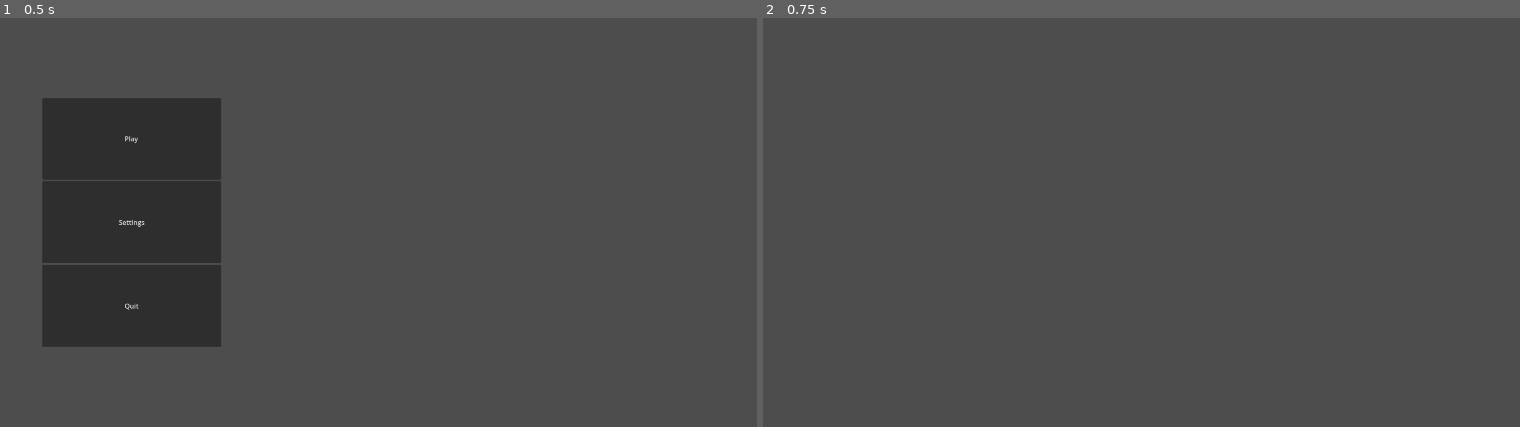
Above: before the commit, frames 1-2 (left to right).
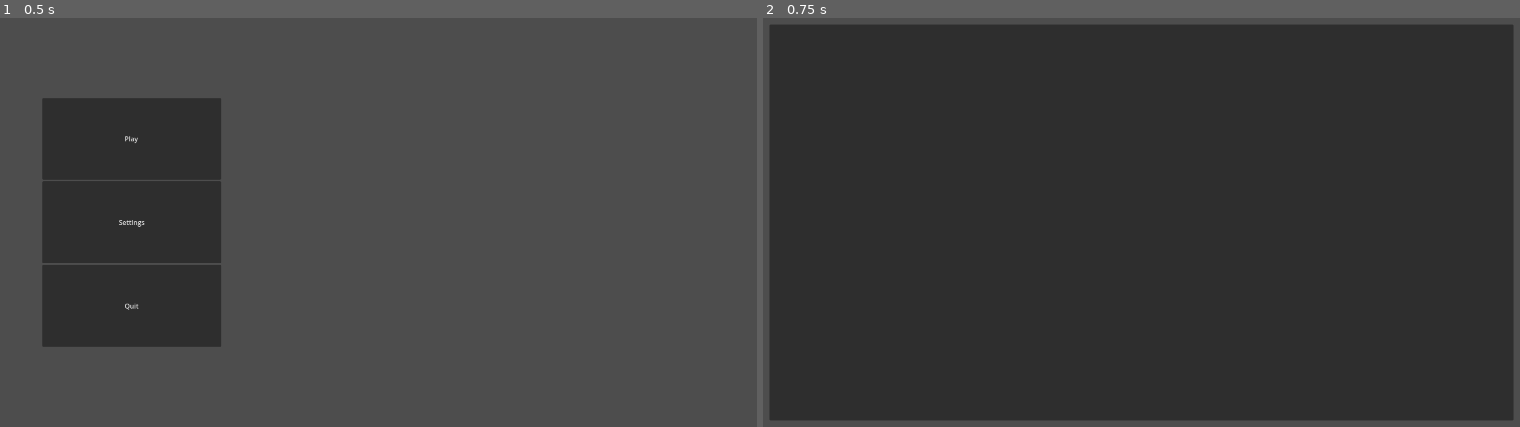
Above: after the commit, the same moments.

Repository: Benjamin-Fever/PB-And-Jam-2025
Game: Godot game, scene res://main_game/game_manager.tscn
Same seed, same stepped clock (60 frames per second), same inputs: the game is played once before the commit and once after it. The engine's default icon, where the game draws it, is replaced by a stand-in: a white triangle on a blue panel in a dark square.
Inputs:
- Up to frame 1 (0.5 s): no input
- Up to frame 2 (0.75 s): click "Settings" at 0.5 s

Frame 1 is identical in both runs. In frame 2, 95% of the frame differs, in the area x 0-100%, y 1-99%.

Commit message:
Pause menu

Diff:
--- a/main_game/game_manager.gd
+++ b/main_game/game_manager.gd
@@ -8,6 +8,7 @@
 @onready var menus: Array = menu_layer.get_children()
 @onready var main_menu: MainMenu = $MenuLayer/MainMenu
 @onready var settings: Settings = $MenuLayer/Settings
+@onready var pause_menu: PauseMenu = $MenuLayer/PauseMenu
 
 @onready var main: Main = $Main
 
@@ -16,9 +17,20 @@
 	get_tree().paused = true
 
 
+func _input(event: InputEvent) -> void:
+	if event.is_action_pressed("ui_cancel") and not in_menu:
+		pause_menu.visible = true
+		get_tree().paused = true
+
+
 func _on_main_menu_play_game() -> void:
 	exit_menus()
 	main.visible = true
+
+
+func _on_main_menu_switch_to_settings() -> void:
+	main_menu.visible = false
+	settings.visible = true
 
 
 func open_main_menu() -> void:
@@ -28,11 +40,6 @@
 	main_menu.visible = true
 
 
-func _on_main_menu_switch_to_settings() -> void:
-	main_menu.visible = false
-	settings.visible = true
-
-
 func exit_menus() -> void:
 	for menu in menus:
 		menu.visible = false
--- a/main_game/game_manager.tscn
+++ b/main_game/game_manager.tscn
@@ -1,11 +1,13 @@
-[gd_scene load_steps=5 format=3 uid="uid://2jokg6iru7i1"]
+[gd_scene load_steps=6 format=3 uid="uid://2jokg6iru7i1"]
 
 [ext_resource type="Script" uid="uid://cemp1q8m0o2d8" path="res://main_game/game_manager.gd" id="1_hh5cm"]
 [ext_resource type="PackedScene" uid="uid://dbxpwbg420xsr" path="res://menus/main_menu.tscn" id="2_k1ogt"]
 [ext_resource type="PackedScene" uid="uid://cm4iruq2lcx8q" path="res://menus/settings/settings.tscn" id="3_gatuf"]
+[ext_resource type="PackedScene" uid="uid://c4iqd8io31frq" path="res://menus/pause_menu.tscn" id="4_itkp0"]
 [ext_resource type="PackedScene" uid="uid://c0evnx66fdwj0" path="res://main_game/main.tscn" id="4_so1fb"]
 
 [node name="GameManager" type="Node" node_paths=PackedStringArray("menu_layer")]
+process_mode = 3
 script = ExtResource("1_hh5cm")
 menu_layer = NodePath("MenuLayer")
 
@@ -17,7 +19,11 @@
 [node name="Settings" parent="MenuLayer" instance=ExtResource("3_gatuf")]
 visible = false
 
+[node name="PauseMenu" parent="MenuLayer" instance=ExtResource("4_itkp0")]
+visible = false
+
 [node name="Main" parent="." instance=ExtResource("4_so1fb")]
+process_mode = 1
 visible = false
 
 [connection signal="play_game" from="MenuLayer/MainMenu" to="." method="_on_main_menu_play_game"]
--- /dev/null
+++ b/menus/pause_menu.gd
@@ -0,0 +1,14 @@
+class_name PauseMenu
+extends Control
+
+
+signal resume_game()
+signal switch_to_settings()
+
+
+func _on_resume_pressed() -> void:
+	resume_game.emit()
+
+
+func _on_settings_pressed() -> void:
+	switch_to_settings.emit()
--- /dev/null
+++ b/menus/pause_menu.tscn
@@ -0,0 +1,55 @@
+[gd_scene load_steps=3 format=3 uid="uid://c4iqd8io31frq"]
+
+[ext_resource type="Script" uid="uid://c6fscvql0yoxw" path="res://menus/pause_menu.gd" id="1_s0u37"]
+
+[sub_resource type="GDScript" id="GDScript_s0u37"]
+script/source = "extends Button
+
+
+func _on_pressed() -> void:
+	get_tree().quit()
+"
+
+[node name="PauseMenu" type="Control"]
+layout_mode = 3
+anchors_preset = 15
+anchor_right = 1.0
+anchor_bottom = 1.0
+grow_horizontal = 2
+grow_vertical = 2
+script = ExtResource("1_s0u37")
+
+[node name="VBoxContainer" type="VBoxContainer" parent="."]
+layout_mode = 1
+anchors_preset = 8
+anchor_left = 0.5
+anchor_top = 0.5
+anchor_right = 0.5
+anchor_bottom = 0.5
+offset_left = -163.0
+offset_top = -209.0
+offset_right = 163.0
+offset_bottom = 209.0
+grow_horizontal = 2
+grow_vertical = 2
+
+[node name="Resume" type="Button" parent="VBoxContainer"]
+layout_mode = 2
+size_flags_vertical = 3
+text = "Resume
+"
+
+[node name="Settings" type="Button" parent="VBoxContainer"]
+layout_mode = 2
+size_flags_vertical = 3
+text = "Settings"
+
+[node name="Quit" type="Button" parent="VBoxContainer"]
+layout_mode = 2
+size_flags_vertical = 3
+text = "Quit"
+script = SubResource("GDScript_s0u37")
+
+[connection signal="pressed" from="VBoxContainer/Resume" to="." method="_on_resume_pressed"]
+[connection signal="pressed" from="VBoxContainer/Settings" to="." method="_on_settings_pressed"]
+[connection signal="pressed" from="VBoxContainer/Quit" to="VBoxContainer/Quit" method="_on_pressed"]
--- a/menus/settings/settings.tscn
+++ b/menus/settings/settings.tscn
@@ -2,11 +2,24 @@
 
 [ext_resource type="Script" uid="uid://k0es73yuewcs" path="res://menus/settings/settings.gd" id="1_2e4a5"]
 
-[node name="Settings" type="Control"]
-layout_mode = 3
+[node name="Panel" type="Panel"]
 anchors_preset = 15
 anchor_right = 1.0
 anchor_bottom = 1.0
+offset_left = 66.0
+offset_top = 64.0
+offset_right = -66.0
+offset_bottom = -64.0
 grow_horizontal = 2
 grow_vertical = 2
 script = ExtResource("1_2e4a5")
+
+[node name="ScrollContainer" type="ScrollContainer" parent="."]
+layout_mode = 1
+anchors_preset = -1
+anchor_left = 0.248881
+anchor_right = 1.0
+anchor_bottom = 1.0
+grow_horizontal = 0
+grow_vertical = 2
+metadata/_edit_use_anchors_ = true
Not shown, added: menus/pause_menu.gd.uid
